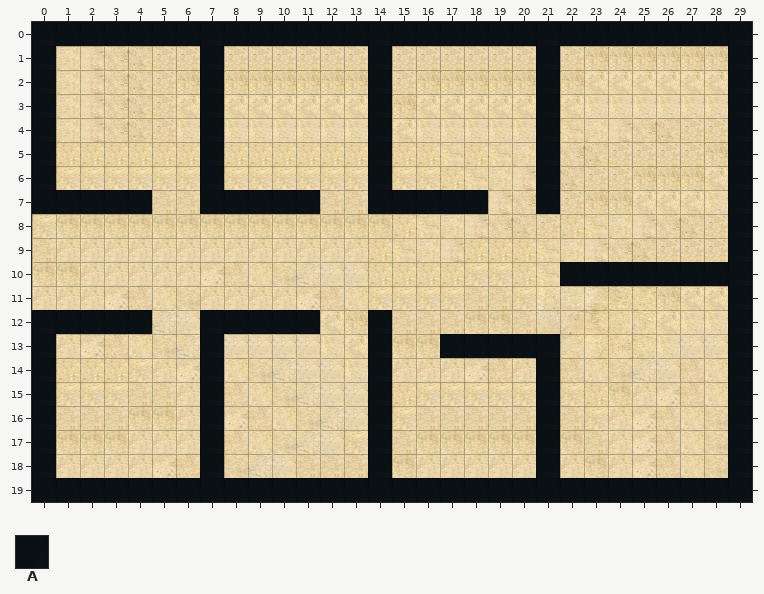
Level history. Tiled map (JSON): docs/maps/FCR2.tmj. This is how it looked before the edit.
Cells are 32x32 px. Shown: x 0..29, y 0..19.
Key: from "pared": A 1.
_ is an empty cell.
Layers that did not change in this view are not listed.
Layer "pared" before, first column x 0:
 0 AAAAAAAAAAAAAAAAAAAAAAAAAAAAAA
 1 A______A______A______A_______A
 2 A______A______A______A_______A
 3 A______A______A______A_______A
 4 A______A______A______A_______A
 5 A______A______A______A_______A
 6 A______A______A______A_______A
 7 AAAAA__AAAAA__AAAAA__A_______A
 8 _____________________________A
 9 _____________________________A
10 ______________________AAAAAAAA
11 _____________________________A
12 AAAAA__AAAAA__A______________A
13 A______A______A__AAAAA_______A
14 A______A______A______A_______A
15 A______A______A______A_______A
16 A______A______A______A_______A
17 A______A______A______A_______A
18 A______A______A______A_______A
19 AAAAAAAAAAAAAAAAAAAAAAAAAAAAAA
And afterwards:
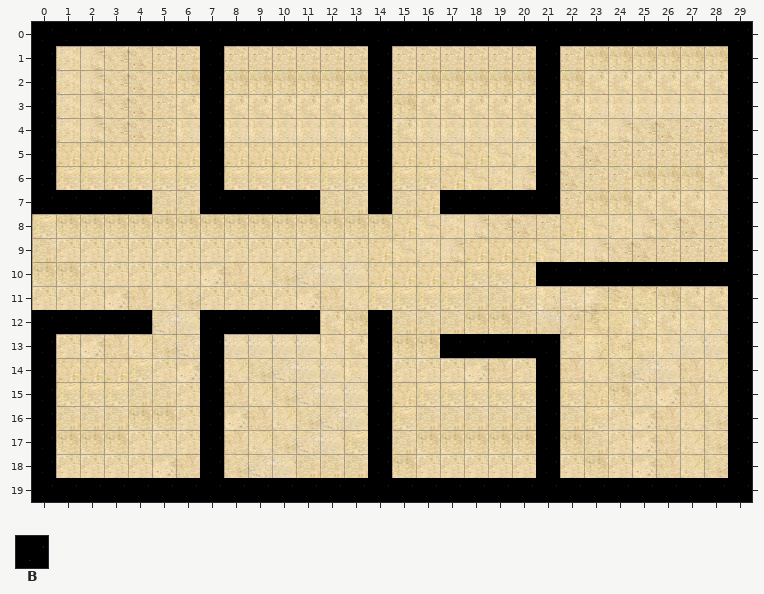
Further tiles: from "pared_negra": B 0.
Changes in this commit:
Layer "pared":
y 0: x 0..29 AAAAAAAAAAAAAAAAAAAAAAAAAAAAAA -> BBBBBBBBBBBBBBBBBBBBBBBBBBBBBB
y 1..6: x 0 A -> B; x 7 A -> B; x 14 A -> B; x 21 A -> B; x 29 A -> B
y 7: x 0..4 AAAAA -> BBBBB; x 7..11 AAAAA -> BBBBB; x 14..21 AAAAA__A -> B__BBBBB; x 29 A -> B
y 8..9: x 29 A -> B
y 10: x 21..29 _AAAAAAAA -> BBBBBBBBB
y 11: x 29 A -> B
y 12: x 0..4 AAAAA -> BBBBB; x 7..11 AAAAA -> BBBBB; x 14 A -> B; x 29 A -> B
y 13: x 0 A -> B; x 7 A -> B; x 14 A -> B; x 17..21 AAAAA -> BBBBB; x 29 A -> B
y 14..18: x 0 A -> B; x 7 A -> B; x 14 A -> B; x 21 A -> B; x 29 A -> B
y 19: x 0..29 AAAAAAAAAAAAAAAAAAAAAAAAAAAAAA -> BBBBBBBBBBBBBBBBBBBBBBBBBBBBBB
Where, in picture pixels (left, top, right, bottom), the same in both pictures:
changed: (32, 22, 752, 502)
